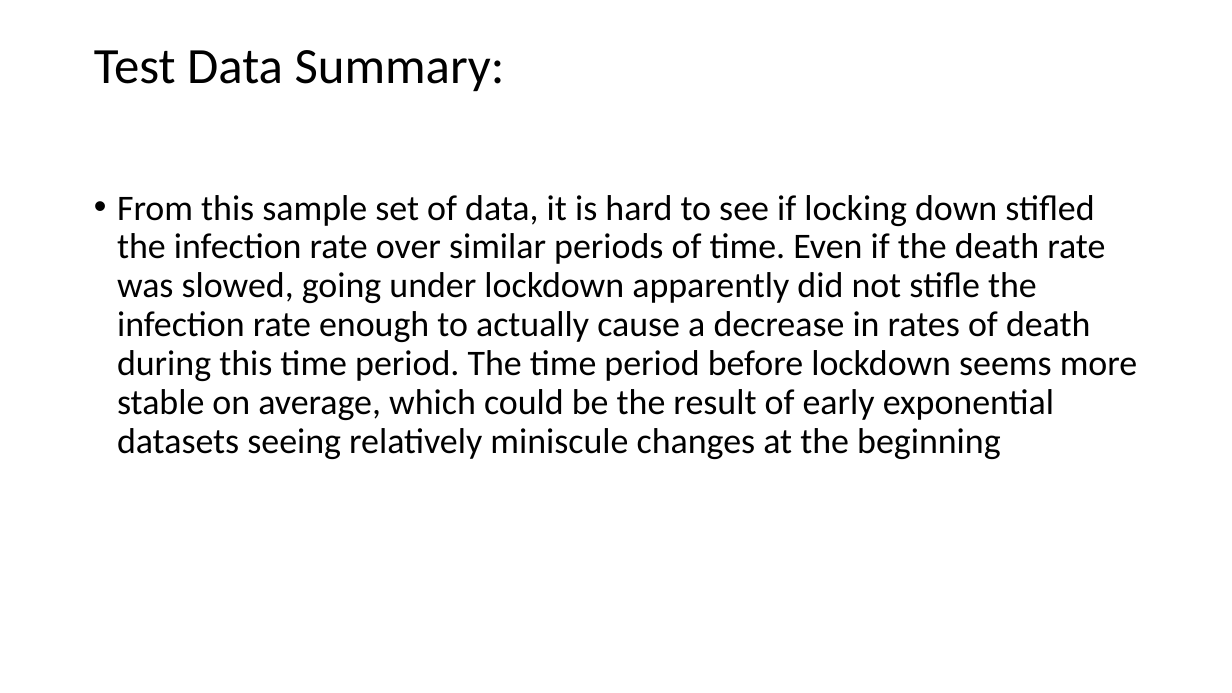
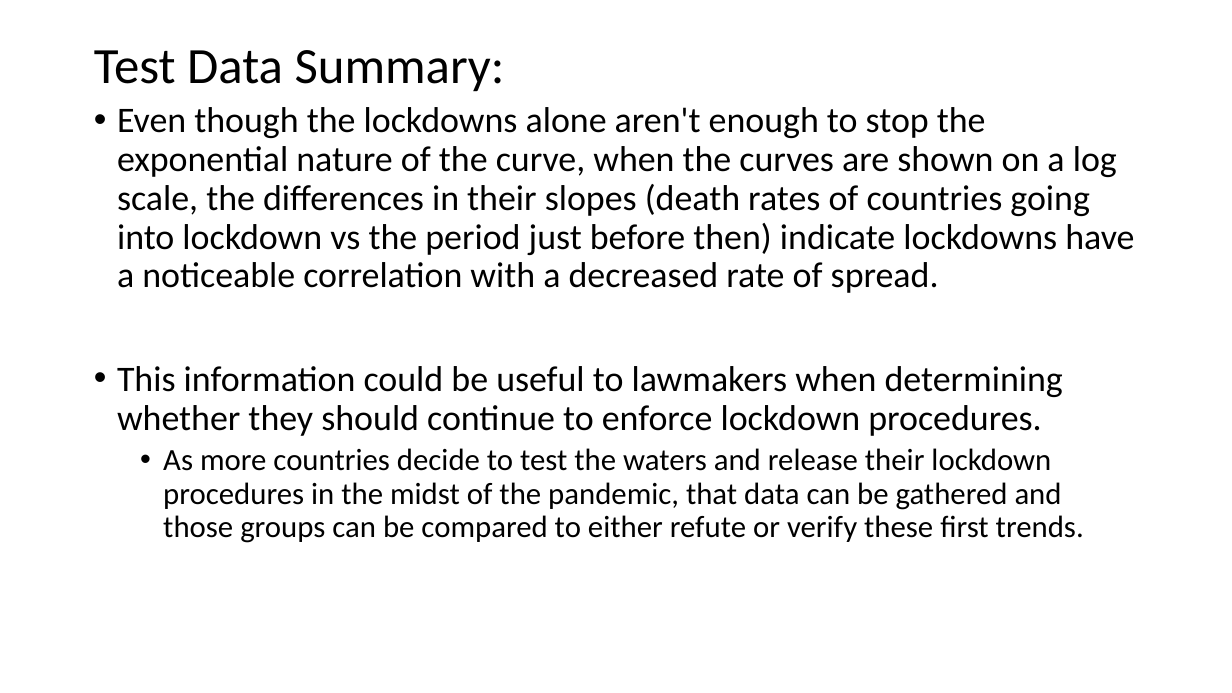
Before and after one commit to RPerron91/Lockdown-Efficacy, a slide deck: slide 11 of capstone1_covid-19.pptx. Drawn at 1232x693 pixels with LibreOffice and Linux fonts; fonts in the diff are those of the drawing. Boxes give left, top, right and bottom in pixels: in the first picture for what was removed or moved away, otherwise in the second. Text is boxed around its words. In the diff, an @@ line names an element or a change of style, - is before the commit and + after.

```diff
--- a/capstone1_covid-19.pptx
+++ b/capstone1_covid-19.pptx
@@ text at bbox=[117, 107, 1134, 543]: text changed @@
-• From this sample set of data, it is hard to see if locking down stifled the infection rate over similar periods of time. Even if the death rate was slowed, going under lockdown apparently did not stifle the infection rate enough to actually cause a decrease in rates of death during this time period. The time period before lockdown seems more stable on average, which could be the result of early exponential datasets seeing relatively miniscule changes at the beginning
+• Even though the lockdowns alone aren't enough to stop the exponential nature of the curve, when the curves are shown on a log scale, the differences in their slopes (death rates of countries going into lockdown vs the period just before then) indicate lockdowns have a noticeable correlation with a decreased rate of spread.
+• This information could be useful to lawmakers when determining whether they should continue to enforce lockdown procedures.
+  • As more countries decide to test the waters and release their lockdown procedures in the midst of the pandemic, that data can be gathered and those groups can be compared to either refute or verify these first trends.
```
Also in this commit, not shown: 4 other slides changed, 4 slides added, 4 slides removed, 1 other file.
